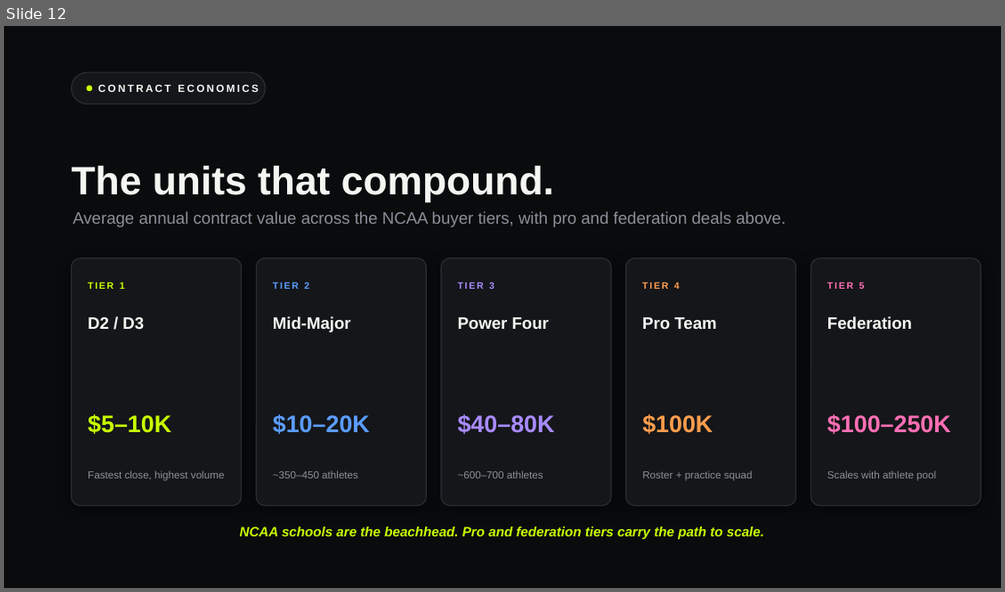
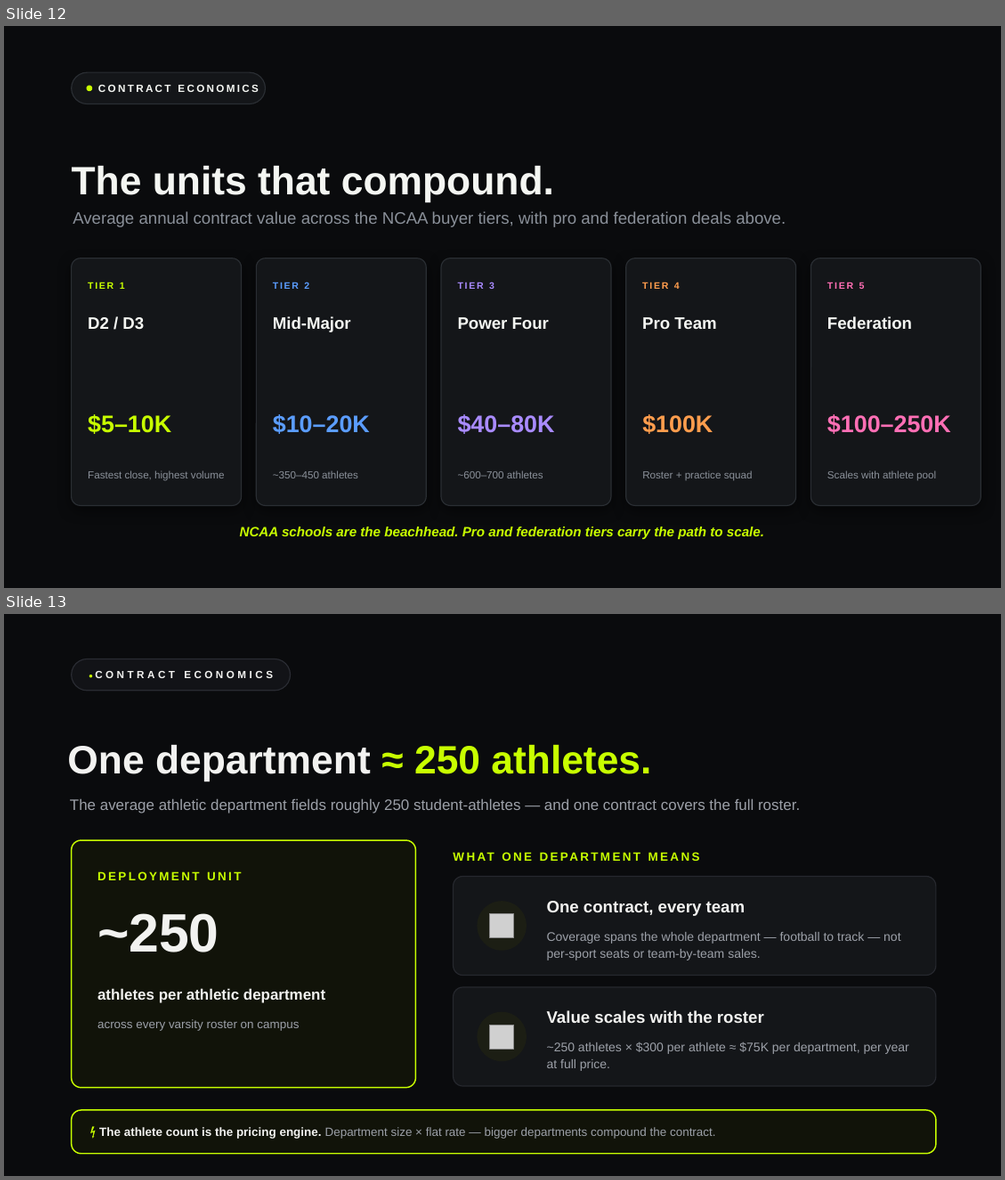
Before and after one commit to UrbanUnderflow/QuickLifts-Web, a slide deck: public/PIL_Investor_Deck_2026.pptx. Shown one above the other, each under a label of ours: slide 12 before the commit, slides 12 and 13 after it. The pictures are 1005x592 and 1005x1180 pixels, drawn with LibreOffice and Linux fonts; fonts in the diff are those of the drawing; grey boxes stand for pictures. Boxes give left, top, right and bottom in pixels: in the first picture for what was removed or moved away, otherwise in the second. Text is boxed around its words. In the diff, an @@ line names an element or a change of style, - is before the commit and + after.

```diff
--- a/public/PIL_Investor_Deck_2026.pptx
+++ b/public/PIL_Investor_Deck_2026.pptx
@@ slide 13 added at (4,614,1001,1176), background #0A0B0D @@
@@ rounded rectangle added at (72,658,290,691), fill #121317, outline #2A2C33 1 pt @@
@@ text added at (184,671,273,678), 10 pt, text #F2F2F0, bold @@
+● CONTRACT ECONOMICS
@@ text added at (67,744,651,781), 38 pt, text #F2F2F0, bold @@
+One department ≈ 250 athletes.
@@ text added at (70,798,800,813), 14.5 pt, text #9CA0A8 @@
+The average athletic department fields roughly 250 student-athletes — and one contract covers the full roster.
@@ rounded rectangle added at (72,840,415,1087), fill #111309, outline #C8FF00 1.25 pt @@
@@ text added at (453,846,865,867), 11.5 pt, text #C8FF00, bold @@
+WHAT ONE DEPARTMENT MEANS
@@ text added at (97,871,241,880), 11.5 pt, text #C8FF00, bold @@
+DEPLOYMENT UNIT
@@ rounded rectangle added at (453,876,936,974), fill #141619, outline #26282E 1 pt @@
@@ ellipse added at (477,901,526,950), fill #1C1E14 @@
@@ text added at (547,901,745,916), 16 pt, text #F2F2F0, bold @@
+One contract, every team
@@ text added at (97,913,219,952), 52 pt, text #F2F2F0, bold @@
+~250
@@ picture added at (490,913,514,937) @@
@@ text added at (547,932,900,960), 12 pt, text #9CA0A8 @@
+Coverage spans the whole department — football to track — not per-sport seats or team-by-team sales.
@@ rounded rectangle added at (453,987,936,1086), fill #141619, outline #26282E 1 pt @@
@@ text added at (97,988,325,1003), 14.5 pt, text #F2F2F0, bold @@
+athletes per athletic department
@@ ellipse added at (477,1011,526,1061), fill #1C1E14 @@
@@ text added at (547,1010,764,1023), 16 pt, text #F2F2F0, bold @@
+Value scales with the roster
@@ text added at (97,1019,299,1031), 11.5 pt, text #9CA0A8 @@
+across every varsity roster on campus
@@ picture added at (490,1024,514,1048) @@
@@ text added at (547,1042,909,1071), 12 pt, text #9CA0A8 @@
+~250 athletes × $300 per athlete ≈ $75K per department, per year at full price.
@@ rounded rectangle added at (72,1110,936,1152), fill #111309, outline #C8FF00 1.25 pt @@
@@ text added at (99,1127,716,1138), 11.5 pt, text #9CA0A8 @@
+⚡ The athlete count is the pricing engine. Department size × flat rate — bigger departments compound the contract.
```
Also in this commit, not shown: 1 other file.
